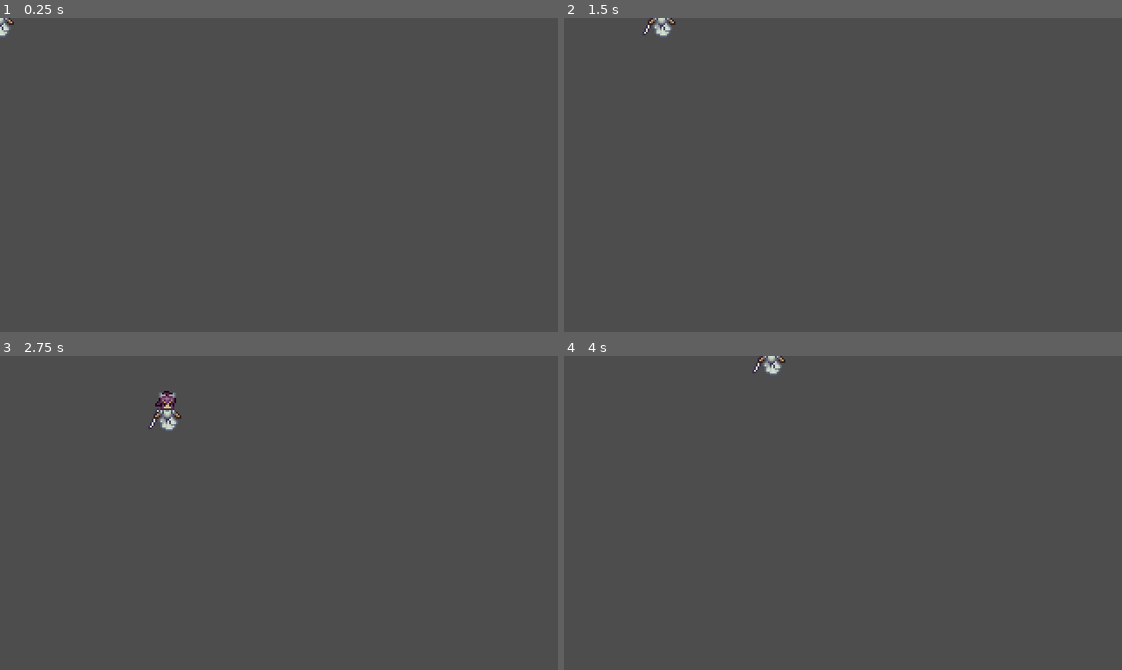
Above: before the commit, frames 1-4 (two rows, left to right).
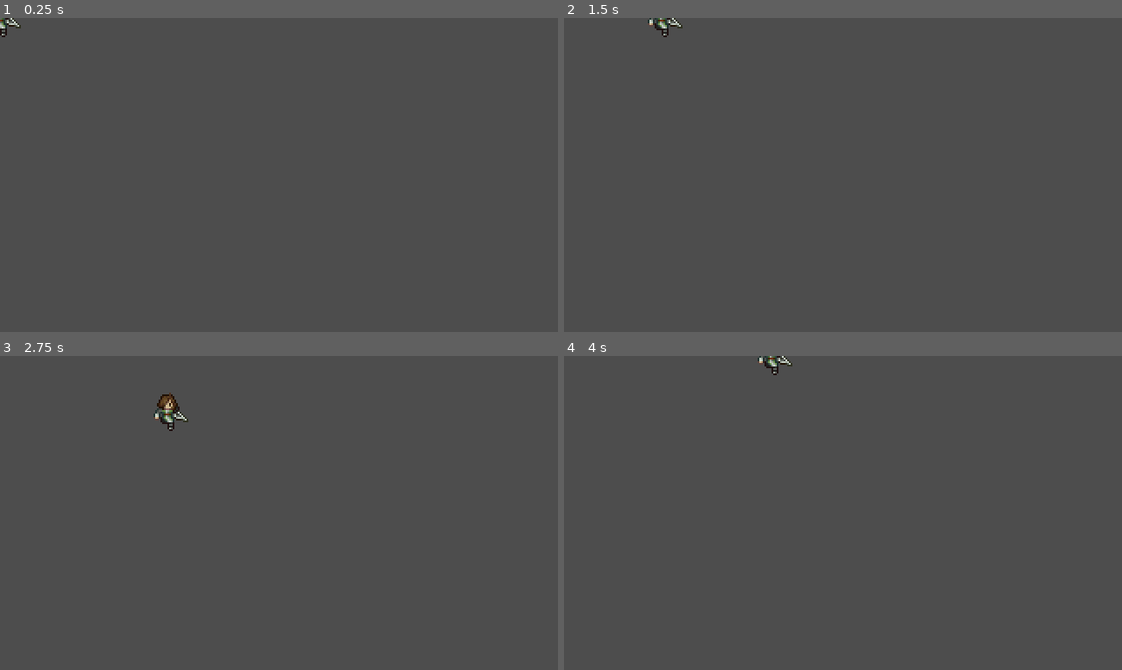
Above: after the commit, the same moments.

Repository: RajwolChapagain/RPG
Game: Godot game, scene res://scenes/player.tscn
The game is run twice, just before and just after one commit, with the same random seed, the same clock (stepped at 60 frames per second) and the same inputs. The project has no main scene, so this scene is started directly.
Inputs:
- Up to frame 1 (0.25 s): no input
- Up to frame 2 (1.5 s): tap Enter at 0.5 s; hold Right (move_right) 0.53-1.28 s; hold Down (move_down) from 1.28 s (still down)
- Up to frame 3 (2.75 s): release Down (move_down) at 2.03 s; hold Right (move_right) from 2.03 s (still down)
- Up to frame 4 (4 s): release Right (move_right) at 2.78 s; hold Up (move_up) 2.78-3.53 s; hold Left (move_left) from 3.53 s (still down)

The runs differ from the first frame. In frame 1, 0.1% of the frame differs, in the area x 0-4%, y 0-7%; in frame 2, 0.3%; in frame 3, 0.5%, in the area x 26-34%, y 11-24%; in frame 4, 0.3%.

Commit message:
Import archer and lady sprites

Diff:
--- a/scenes/player.tscn
+++ b/scenes/player.tscn
@@ -1,7 +1,7 @@
 [gd_scene load_steps=4 format=3 uid="uid://cx2lym7krpsie"]
 
-[ext_resource type="Texture2D" uid="uid://dfhva4n1oxgvi" path="res://assets/sprites/cleric_draft.png" id="1_kpl7a"]
 [ext_resource type="Script" path="res://scripts/player.gd" id="1_ulrqu"]
+[ext_resource type="Texture2D" uid="uid://c3ga2aubvh5j8" path="res://assets/sprites/archer_draft.png" id="2_rfuk4"]
 
 [sub_resource type="RectangleShape2D" id="RectangleShape2D_kcvcf"]
 size = Vector2(32, 32)
@@ -13,4 +13,4 @@
 shape = SubResource("RectangleShape2D_kcvcf")
 
 [node name="Sprite2D" type="Sprite2D" parent="."]
-texture = ExtResource("1_kpl7a")
+texture = ExtResource("2_rfuk4")
Binary file added: assets/sprites/archer_draft.png
Not shown, added: assets/sprites/archer_draft.png.import
Binary file added: assets/sprites/lady_draft.png
Not shown, added: assets/sprites/lady_draft.png.import
